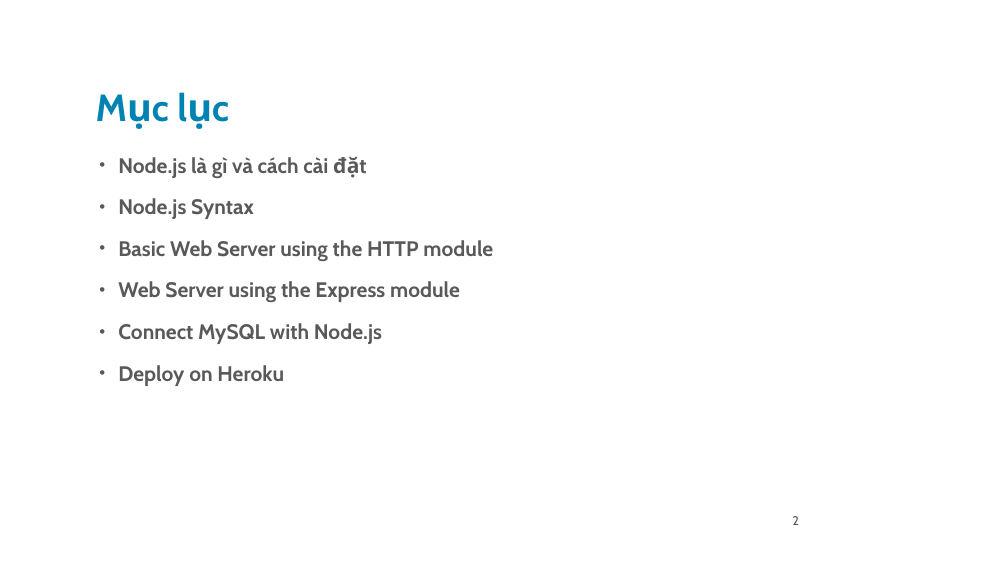
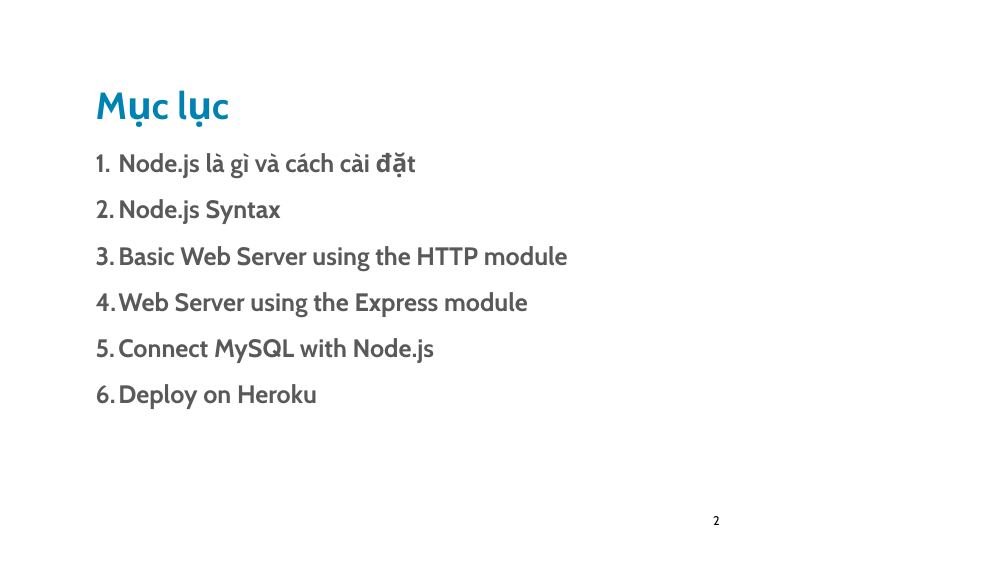
Before and after one commit to leqnam/Simple-Blog-NodeJs-MySQL-Heroku, a slide deck: slide 2 of powerpoint/ppt.pptx. Drawn at 1008x567 pixels with LibreOffice and Linux fonts; fonts in the diff are those of the drawing; background and template pictures are left out. Boxes give left, top, right and bottom in pixels: in the first picture for what was removed or moved away, otherwise in the second. Text is boxed around its words. In the diff, an @@ line names an element or a change of style, - is before the commit and + after.

```diff
--- a/powerpoint/ppt.pptx
+++ b/powerpoint/ppt.pptx
@@ title "Mục lục": place and size @@
-title "Mục lục" at <box>88,44,806,132</box>
+title "Mục lục" at <box>88,73,806,131</box>
@@ title "Mục lục" at <box>88,73,806,131</box>: text colour #0083B3 to #0082B3 @@
@@ text "Node.js là gì và cách ..." at <box>96,153,568,409</box>: size 20 to 24 pt; bullet • to 1.; less space between paragraphs @@
@@ page number at <box>713,516,720,525</box>: text colour #595959 to #000000; alignment right to left @@
```
Also in this commit, not shown: 2 other slides changed, 38 slides added, 6 slides removed.
